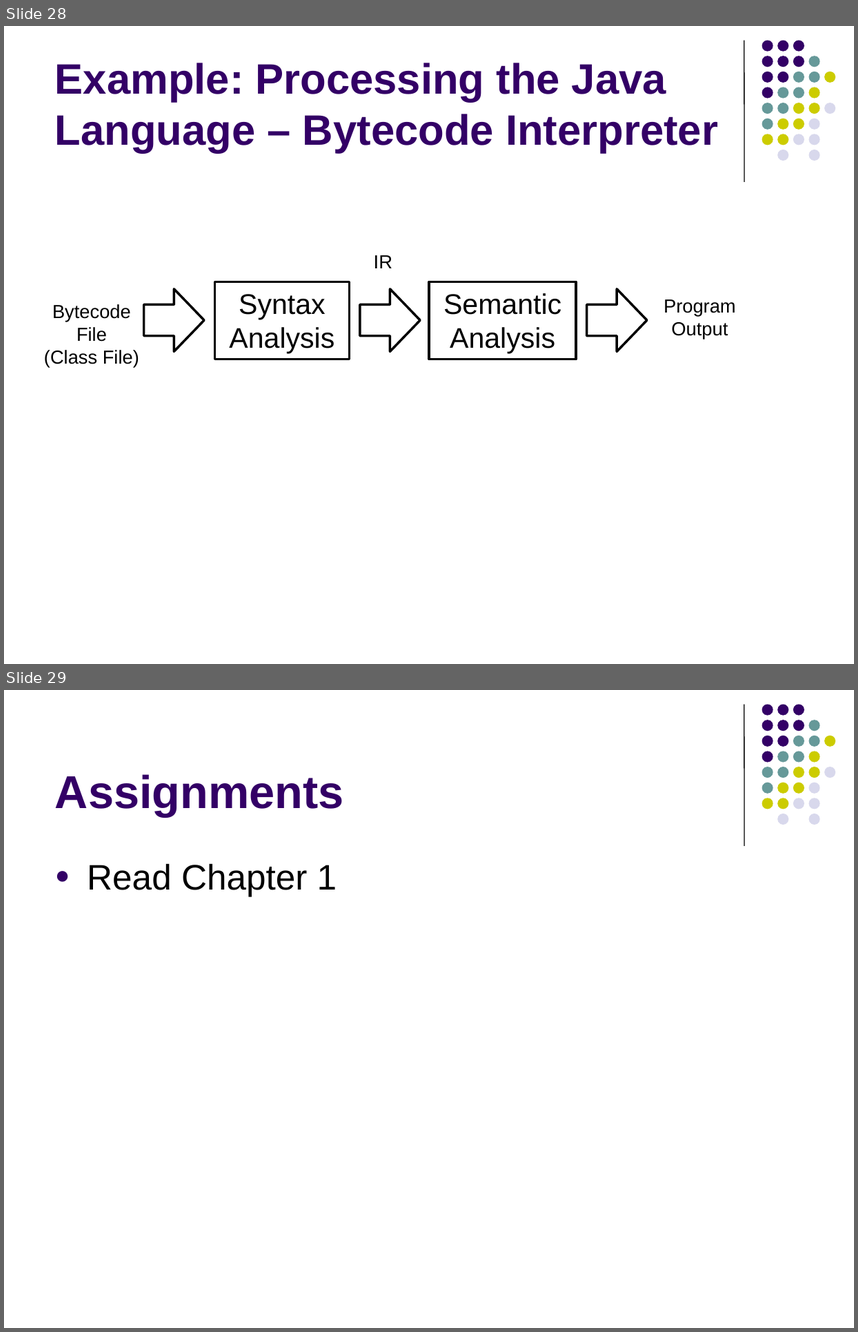
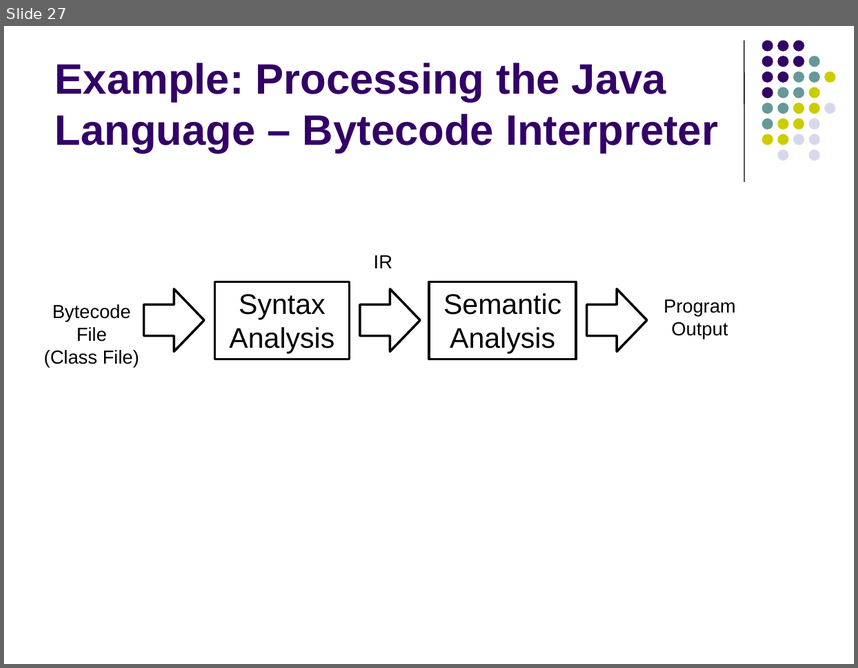
Before and after one commit to lutzhamel/CSC402, a slide deck: notes/csc402-ln001.pptx. Shown one above the other, each under a label of ours: slides 28 and 29 before the commit, slide 27 after it. The pictures are 858x1332 and 858x668 pixels, drawn with LibreOffice and Linux fonts; fonts in the diff are those of the drawing. Boxes give left, top, right and bottom in pixels: in the first picture for what was removed or moved away, otherwise in the second. Text is boxed around its words. In the diff, an @@ line names an element or a change of style, - is before the commit and + after.

```diff
--- a/notes/csc402-ln001.pptx
+++ b/notes/csc402-ln001.pptx
@@ slide 29 removed at (4, 690, 854, 1328), background #FFFFFF; not listed: 32 template elements that a slide beside it also shows @@
@@ title removed at (55, 774, 344, 816) @@
-Assignments
@@ text removed at (87, 863, 337, 896) @@
-● Read Chapter 1
@@ what was slide 28 is now slide 27 @@
```
Also in this commit, not shown: 1 slide changed, 1 other file.
